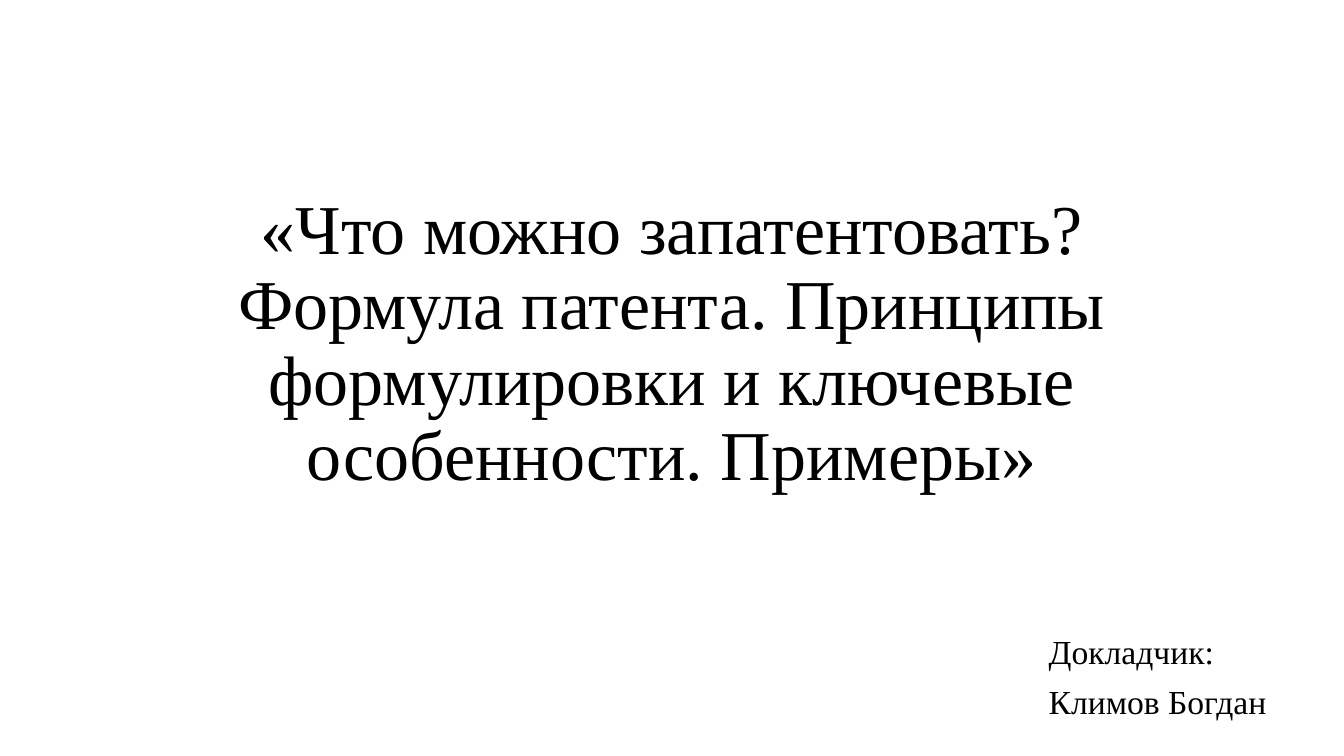
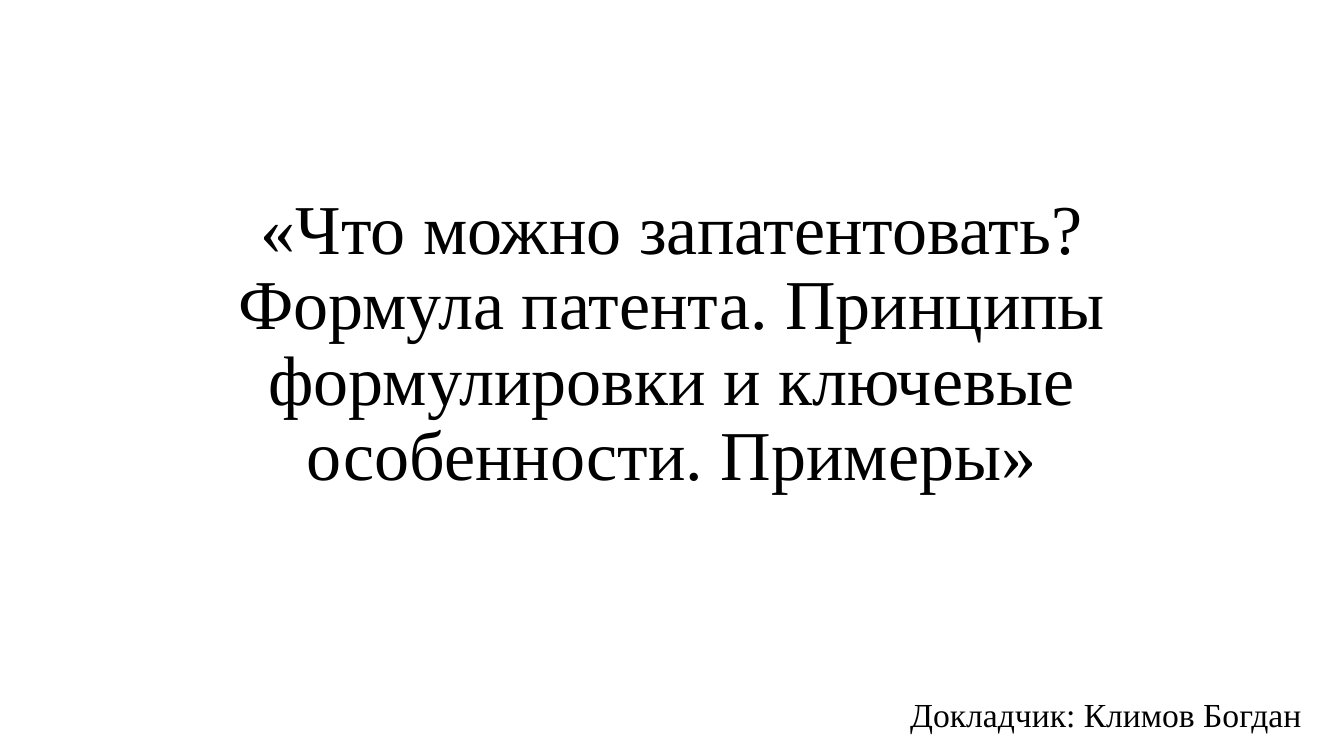
Before and after one commit to KeroDeep/Education, a slide deck: slide 9 of Novosibirsk_State_University/Дипломная работа/Доклады/Презентация.pptx. Drawn at 1344x756 pixels with LibreOffice and Linux fonts; fonts in the diff are those of the drawing. Boxes give left, top, right and bottom in pixels: in the first picture for what was removed or moved away, otherwise in the second. Text is boxed around its words. In the diff, an @@ line names an element or a change of style, - is before the commit and + after.

```diff
--- a/Novosibirsk_State_University/Дипломная работа/Доклады/Презентация.pptx
+++ b/Novosibirsk_State_University/Дипломная работа/Доклады/Презентация.pptx
@@ subtitle at (910,705,1301,733): text changed @@
-Докладчик:
-Климов Богдан
+Докладчик: Климов Богдан
```
Also in this commit, not shown: 8 other slides changed, 15 other files.
